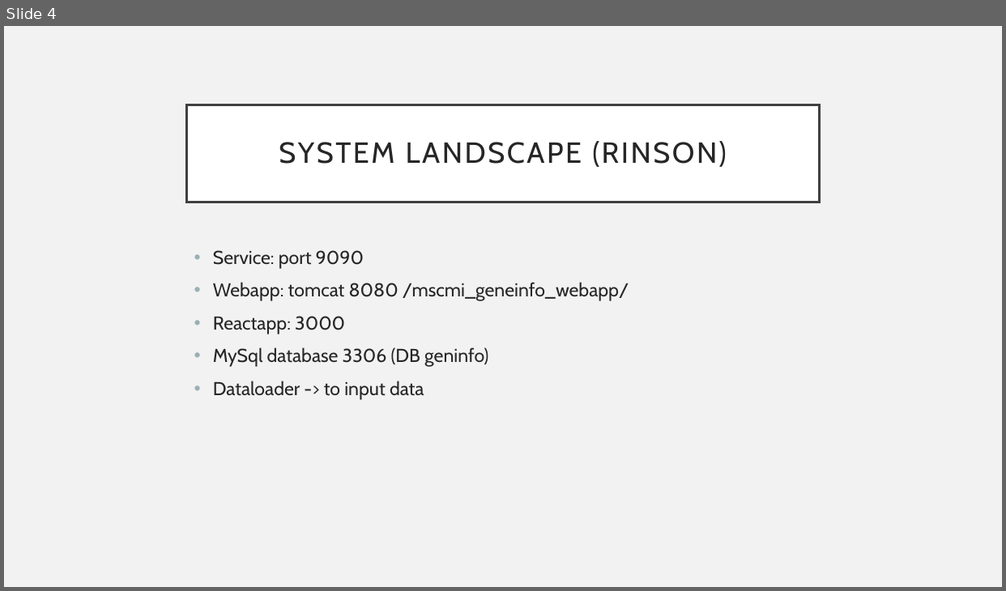
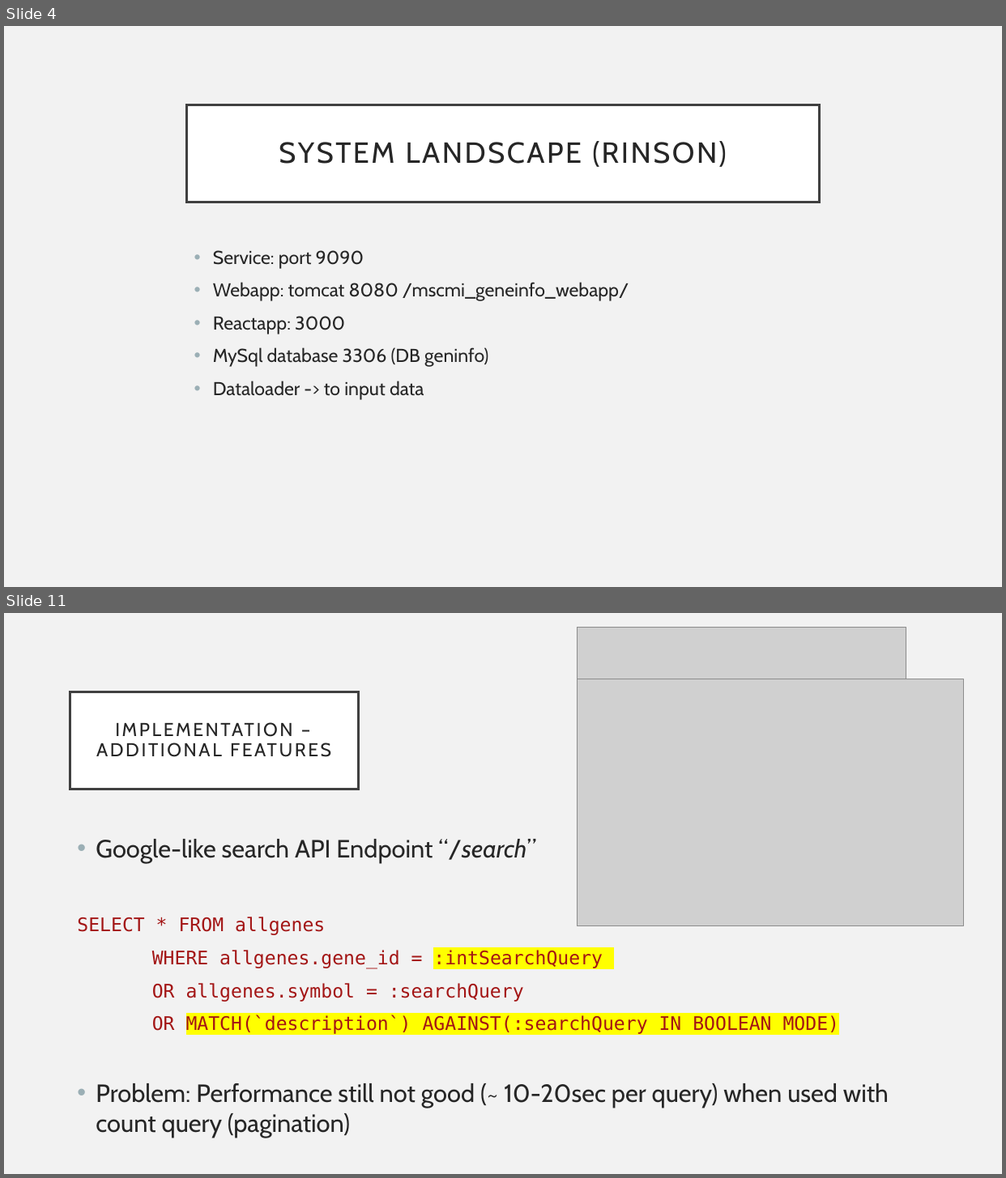
Before and after one commit to G43beli/GENEius, a slide deck: docs/Presentation.pptx. Shown one above the other, each under a label of ours: slide 4 before the commit, slides 4 and 11 after it; the slides between them are not shown. The pictures are 1006x591 and 1006x1178 pixels, drawn with LibreOffice and Linux fonts; fonts in the diff are those of the drawing; grey boxes stand for pictures. Boxes give left, top, right and bottom in pixels: in the first picture for what was removed or moved away, otherwise in the second. Text is boxed around its words. In the diff, an @@ line names an element or a change of style, - is before the commit and + after.

```diff
--- a/docs/Presentation.pptx
+++ b/docs/Presentation.pptx
@@ slide 11 added at [4, 613, 1002, 1174], background #F2F2F2 @@
@@ picture added at [577, 628, 906, 679] @@
@@ picture added at [577, 679, 964, 926] @@
@@ title added at [70, 692, 358, 789], fill #FFFFFF, outline #404040 2.5 pt, 18 pt, text #262626 @@
+IMPLEMENTATION – ADDITIONAL FEATURES
@@ text added at [77, 839, 889, 1138], 18 pt, text #A31515 @@
+• Google-like search API Endpoint “/search”
+SELECT * FROM allgenes
+WHERE allgenes.gene_id = :intSearchQuery
+OR allgenes.symbol = :searchQuery
+OR MATCH(`description`) AGAINST(:searchQuery IN BOOLEAN MODE)
+• Problem: Performance still not good (~ 10-20sec per query) when used with count query (pagination)
```
Also in this commit, not shown: 6 slides changed, 5 other slides added, 1 slide removed, 3 other files.
